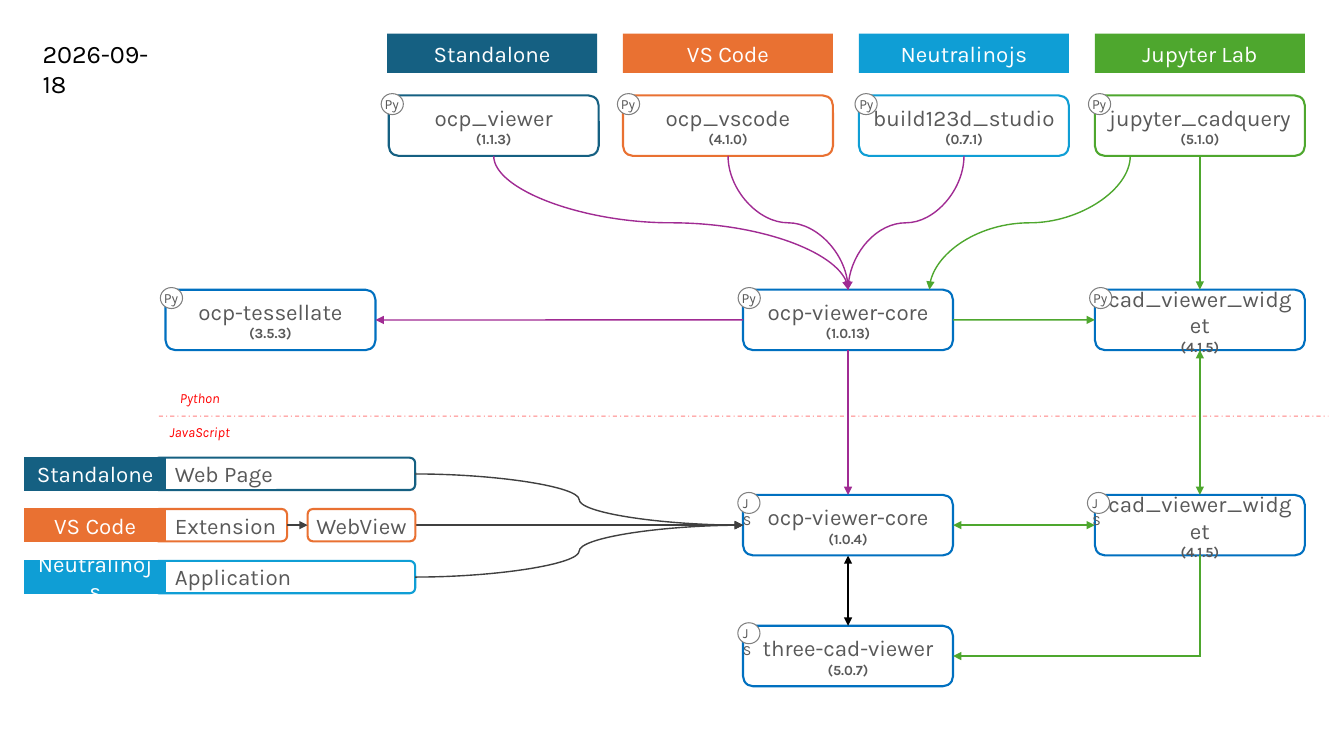
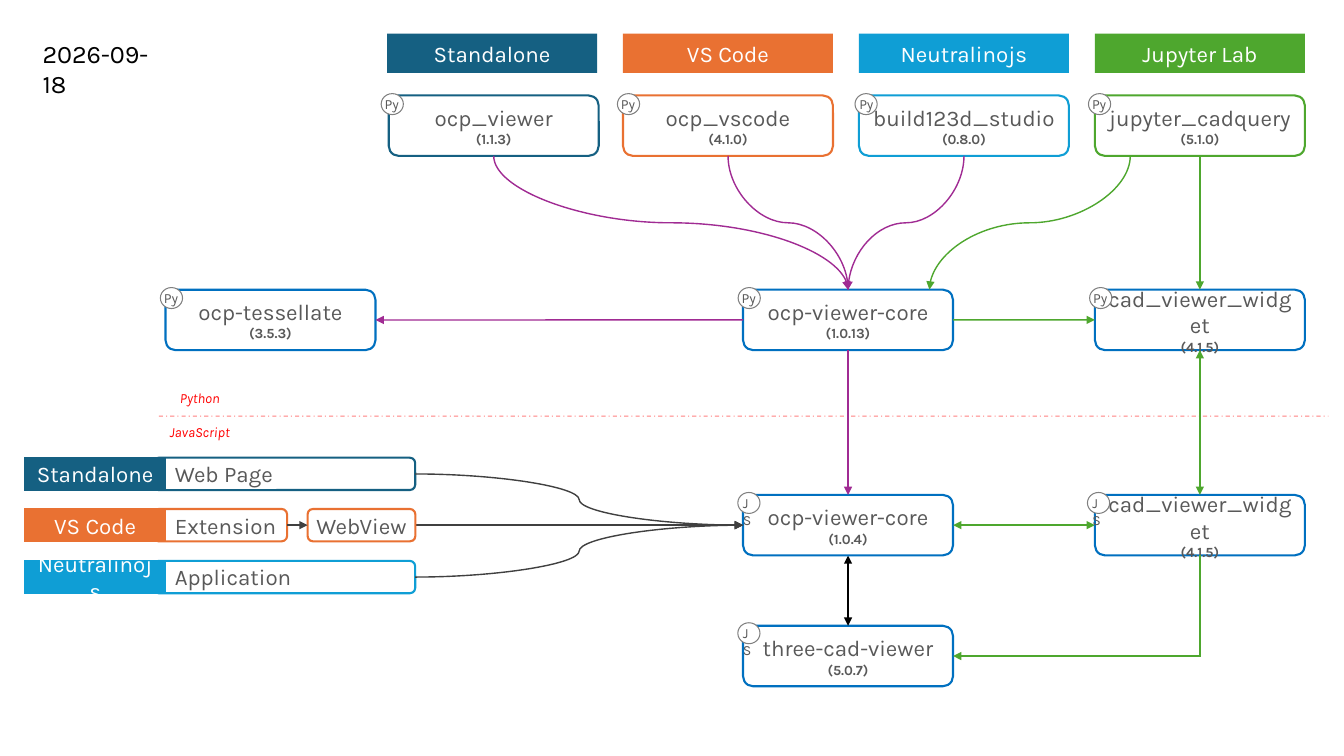
Before and after one commit to bernhard-42/ocp_viewer_docs, a slide deck: slide 2 of architecture/viewer-ecosystem.pptx. Drawn at 1344x756 pixels with LibreOffice and Linux fonts; fonts in the diff are those of the drawing. Boxes give left, top, right and bottom in pixels: in the first picture for what was removed or moved away, otherwise in the second. Text is boxed around its words. In the diff, an @@ line names an element or a change of style, - is before the commit and + after.

```diff
--- a/architecture/viewer-ecosystem.pptx
+++ b/architecture/viewer-ecosystem.pptx
@@ text in rounded rectangle at (873,105,1055,146): text changed @@
-build123d_studio
-(0.7.1)
+build123d_studio
+(0.8.0)
```
Also in this commit, not shown: 1 other slide changed, 1 other file.
